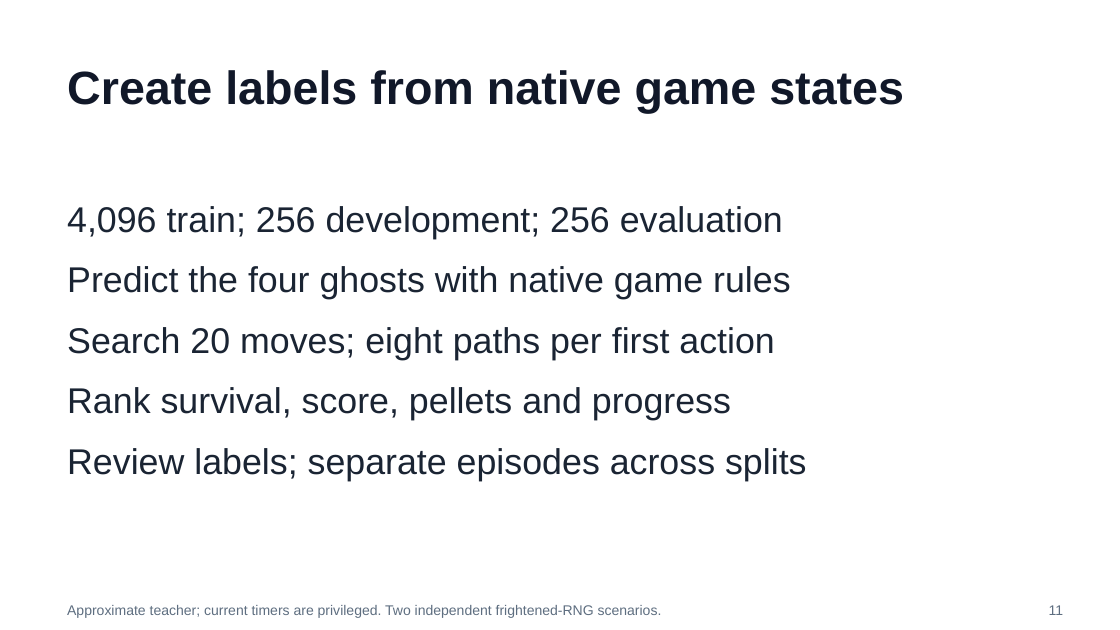
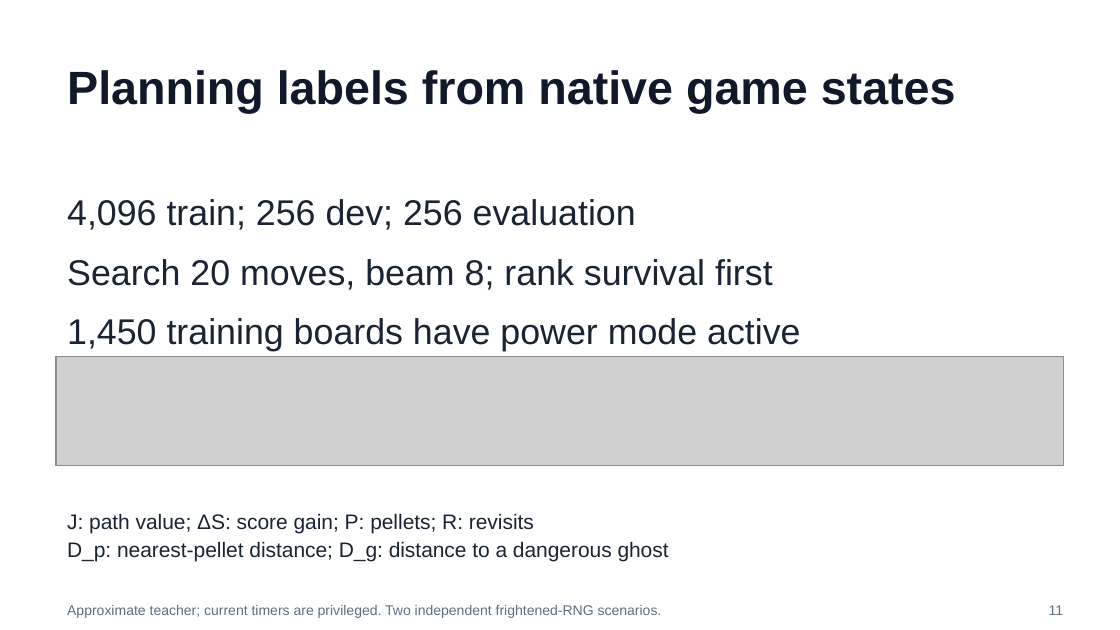
Before and after one commit to huixu11/QPlusLearning, a slide deck: slide 11 of labs/lab-01-kev-pacman/slides/pacman-lab.pptx. Drawn at 1120x630 pixels with LibreOffice and Linux fonts; fonts in the diff are those of the drawing; grey boxes stand for pictures. Boxes give left, top, right and bottom in pixels: in the first picture for what was removed or moved away, otherwise in the second. Text is boxed around its words. In the diff, an @@ line names an element or a change of style, - is before the commit and + after.

```diff
--- a/labs/lab-01-kev-pacman/slides/pacman-lab.pptx
+++ b/labs/lab-01-kev-pacman/slides/pacman-lab.pptx
@@ title at <box>67,70,956,114</box>: text changed @@
-Create labels from native game states
+Planning labels from native game states
@@ text removed at <box>67,206,806,481</box> @@
-4,096 train; 256 development; 256 evaluation
-Predict the four ghosts with native game rules
-Search 20 moves; eight paths per first action
-Rank survival, score, pellets and progress
-Review labels; separate episodes across splits
@@ text added at <box>67,199,800,351</box>, 23 pt, text #1A2433 @@
+4,096 train; 256 dev; 256 evaluation
+Search 20 moves, beam 8; rank survival first
+1,450 training boards have power mode active
@@ picture added at <box>56,356,1064,465</box> @@
@@ text added at <box>67,513,669,561</box>, 13.5 pt, text #1A2433 @@
+J: path value; ΔS: score gain; P: pellets; R: revisits
+D_p: nearest-pellet distance; D_g: distance to a dangerous ghost
```
Also in this commit, not shown: 4 other slides changed, 2 slides added, 2 slides removed, 7 other files.
